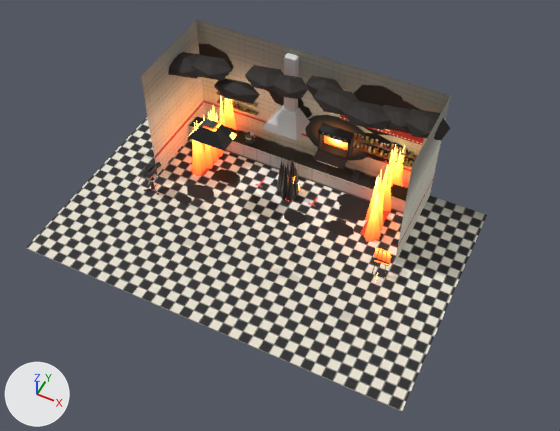
The Blender file art/stage-kitchen.blend: old version first, new version second.
One viewpoint serves both versions: a 50 mm camera at (11.9, -24.7, 28.9) aimed at (1.3, -3.5, 2.3). Lighting does not change. The marker at lower left points along +X, +Y and +Z. The first picture is the older version.

Names of what the first picture shows: 'fg_right', 'fg_top', 'fx_flare', 'seg_grease', 'seg_oven', 'seg_prep', 'set' and 3 more.
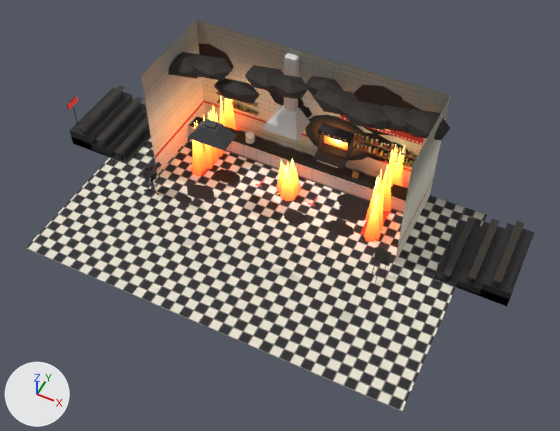
Changed parts and their boxes (x1, y1, x2, y2) in the pictures (560 x 431 px):
```json
{"object": "audience", "change": "added", "after": [67, 85, 535, 306]}
{"part": 1, "of": "me_fg_right", "change": "surface changed", "before": [371, 247, 392, 283], "after": [371, 247, 392, 283], "on screen": "darker"}
{"part": 2, "of": "me_fg_top", "change": "surface changed", "before": [187, 119, 237, 151], "after": [187, 119, 237, 151]}
{"part": 3, "of": "me_fx_flare", "change": "surface changed", "before": [277, 158, 300, 201], "after": [277, 158, 300, 201], "on screen": "lighter"}
```

Scene script edits in JSON lines:
```json
{"block": "me_fg_right", "where": "me_fg_right.from_pydata(...)  # 56 vertices, 42 faces; spans x -0.38..0.38, y -0.46..0.13, z 0.0..1.85"}
{"block": "me_fg_right", "where": "# used by ob_fg_right; location = (6.2, -3.0, 0.0)"}
{"block": "me_fg_right", "change": "me_fg_right part 1: texture (UV) coordinates of 42 of 42 faces, centred in x -0.38..0.38, y -0.45..0.13, z 0.0..1.85, changed; they spanned u 0.01..0.98, v 0.19..0.99 and now span u 0.21..0.97, v 0.01..0.99"}
{"block": "me_fg_top", "where": "me_fg_top.from_pydata(...)  # 16 vertices, 12 faces; spans x -1.0..1.0, y -0.6..0.6, z -0.8..0.0"}
{"block": "me_fg_top", "where": "# used by ob_fg_top; location = (-3.0, -2.0, 5.0)"}
{"block": "me_fg_top", "change": "me_fg_top part 2: texture (UV) coordinates of 12 of 12 faces, centred in x -0.7..0.7, y -0.45..0.45, z -0.8..0.0, changed; they spanned u 0.13..0.92, v 0.01..0.97 and now span u 0.01..0.88, v 0.08..0.91"}
{"block": "me_fx_flare", "where": "me_fx_flare.from_pydata(...)  # 140 vertices, 98 faces; spans x -0.65..0.57, y -0.65..0.68, z -0.03..2.16"}
{"block": "me_fx_flare", "where": "# used by ob_fx_flare; location = (0.0, 0.0, 0.0)"}
{"block": "me_fx_flare", "change": "me_fx_flare part 3: texture (UV) coordinates of 98 of 98 faces, centred in x -0.5..0.48, y -0.45..0.5, z 0.0..2.16, changed; they spanned u 0.01..0.91, v 0.01..0.99 and now span u 0.01..0.99, v 0.01..0.99"}
{"op": "add", "block": "me_audience", "code": ["me_audience = bpy.data.meshes.new('audience')", "me_audience.from_pydata(...)  # 340 vertices, 254 faces; spans x -12.0..12.0, y -2.0..2.0, z 0.0..2.6", "me_audience.materials.append(mat_props)"]}
{"op": "add", "block": "ob_audience", "code": ["ob_audience = bpy.data.objects.new('audience', me_audience)", "ob_audience.location = (0.0, 0.0, 0.0)"]}
```
